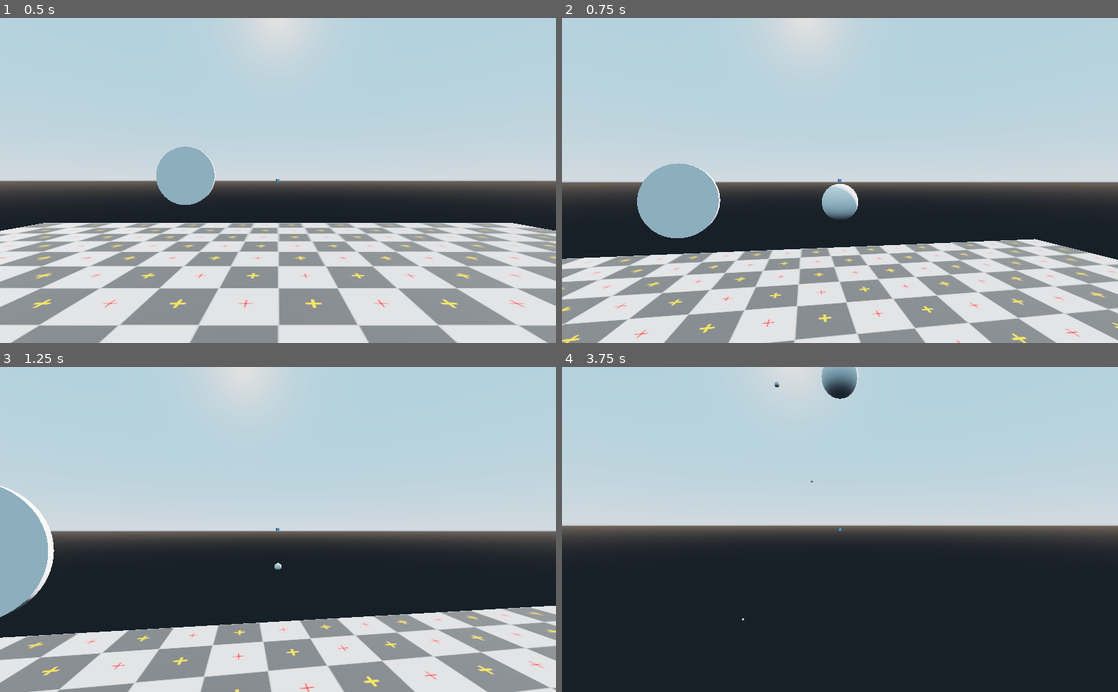
Above: before the commit, frames 1-4 (two rows, left to right).
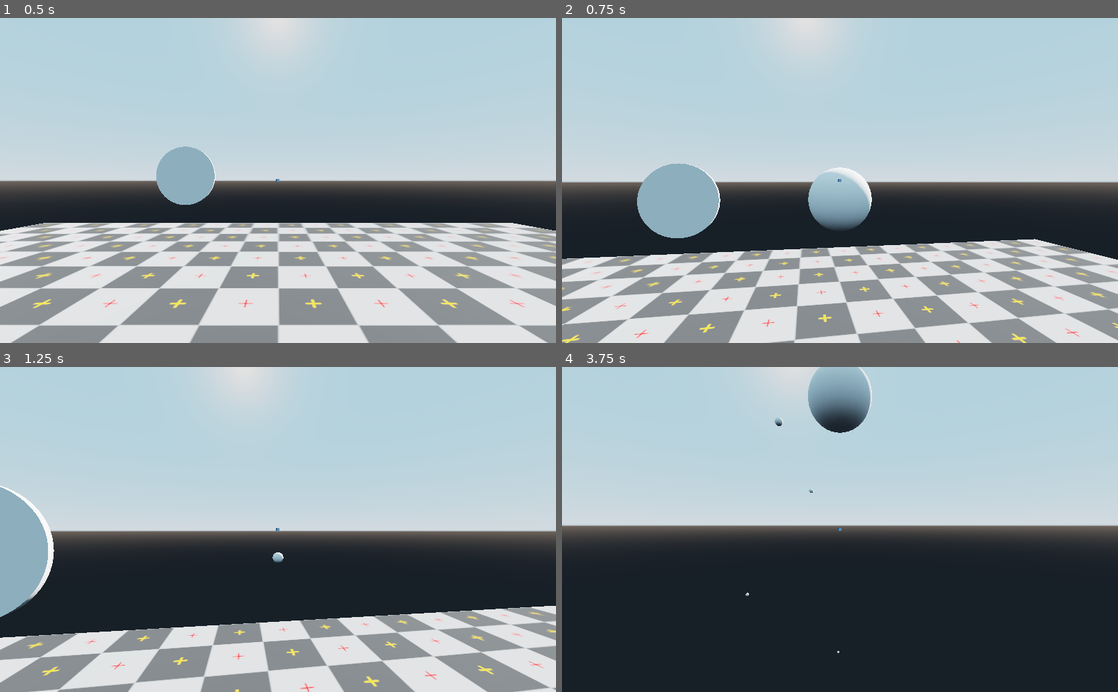
Above: after the commit, the same moments.

Repository: Linko-3D/Godot-Templates-Collection
Game: Godot game, scene res://Level.tscn
Same seed, same stepped clock (60 frames per second), same inputs: the game is played once before the commit and once after it. The engine's default icon, where the game draws it, is replaced by a stand-in: a white triangle on a blue panel in a dark square.
Inputs (mouse positions are in pixels of both pictures, inside the frame that each line leads up to):
- Up to frame 1 (0.5 s): no input
- Up to frame 2 (0.75 s): tap Enter (ui_accept) at 0.5 s; move the mouse to (867, 180) at 0.52 s; hold Up (ui_up) from 0.53 s (still down); click (867, 180) at 0.67 s
- Up to frame 3 (1.25 s): keep holding Up (ui_up); tap Enter (ui_accept) at 0.77 s
- Up to frame 4 (3.75 s): keep holding Up (ui_up); move the mouse to (812, 529) at 1.27 s; click (812, 529) at 1.42 s; tap Enter (ui_accept) at 1.52, 3.02 s; move the mouse to (851, 523) at 2.02 s; click (851, 523) at 2.17 s; move the mouse to (834, 536) at 2.77 s; click (834, 536) at 2.92 s; move the mouse to (878, 532) at 3.52 s; click (878, 532) at 3.67 s

Frame 1 is identical in both runs. In frame 2, 1.3% of the frame differs, in the area x 44-56%, y 45-65%; in frame 3, less than 0.1%; in frame 4, 1.9%, in the area x 32-56%, y 0-89%.

Commit message:
tweak

Diff:
--- a/Templates/3D/FirstPersonCharacter/Camera/Shoot/Projectile.tscn
+++ b/Templates/3D/FirstPersonCharacter/Camera/Shoot/Projectile.tscn
@@ -1,11 +1,11 @@
 [gd_scene load_steps=3 format=2]
 
 [sub_resource type="SphereMesh" id=1]
-radius = 0.125
-height = 0.25
+radius = 0.25
+height = 0.5
 
 [sub_resource type="SphereShape" id=2]
-radius = 0.13
+radius = 0.25
 
 [node name="Projectile" type="RigidBody"]
 
--- a/Templates/3D/FirstPersonCharacter/Camera/Shoot/Shoot.gd
+++ b/Templates/3D/FirstPersonCharacter/Camera/Shoot/Shoot.gd
@@ -1,9 +1,8 @@
 extends Position3D
 
-var force = 20
+var force = 25
 
 func _input(event):
-	print(global_transform.basis.z)
 	if event is InputEventMouseButton and Input.get_mouse_mode() == Input.MOUSE_MODE_CAPTURED:
 		if event.button_index == 1 and event.pressed == true:
 			var bullet = load("res://Templates/3D/FirstPersonCharacter/Camera/Shoot/Projectile.tscn").instance()
